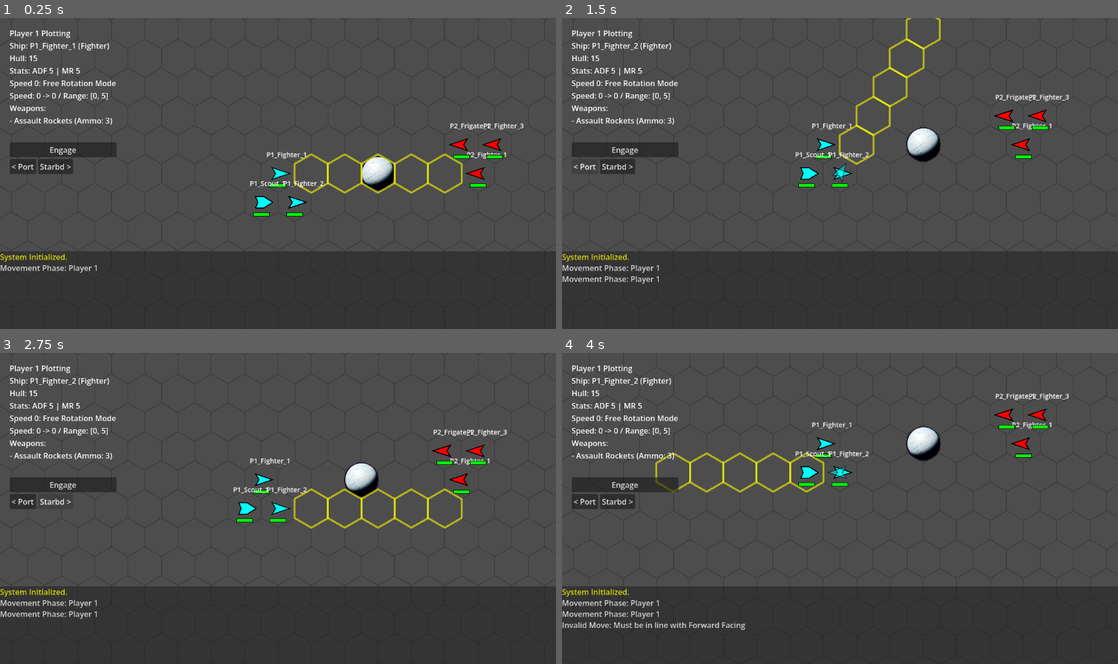
Above: before the commit, frames 1-4 (two rows, left to right).
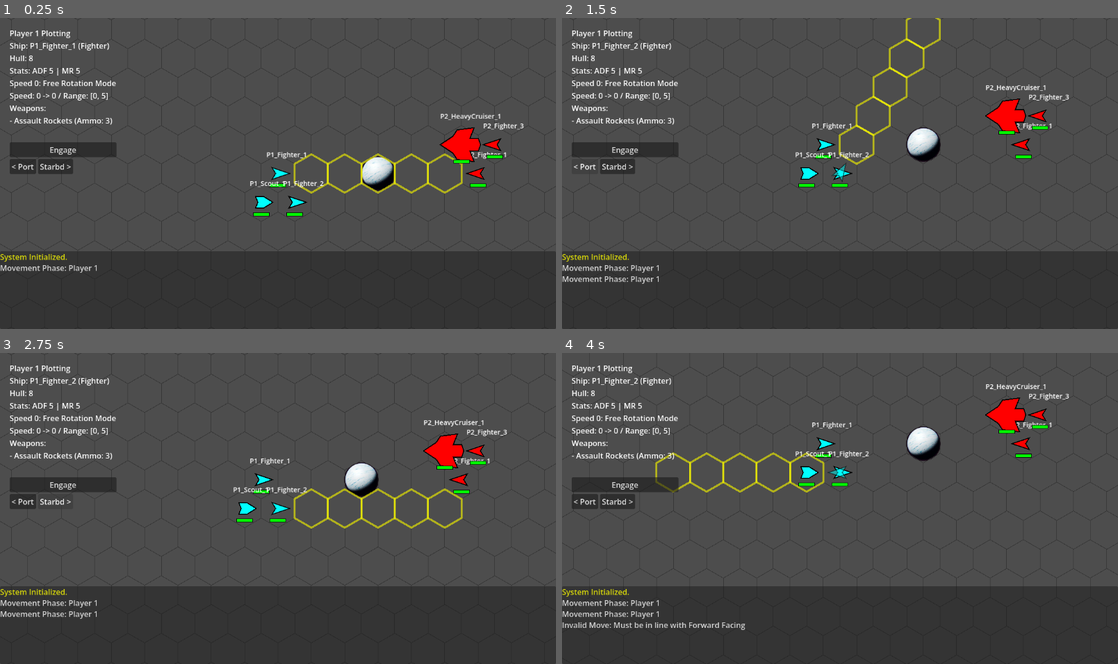
Above: after the commit, the same moments.

Repository: jjeffers/sf-kh-simulator
Game: Godot game, scene res://Scenes/Main.tscn
Two runs of this game, one before a commit and one after it. Both use one fixed random seed, a clock stepped at 60 frames per second and the inputs below.
Inputs (mouse positions are in pixels of both pictures, inside the frame that each line leads up to):
- Up to frame 1 (0.25 s): no input
- Up to frame 2 (1.5 s): click "Engage" at 0.5 s; click "< Port" at 1.25 s
- Up to frame 3 (2.75 s): click "Starbd >" at 2 s
- Up to frame 4 (4 s): tap Enter at 2.75 s; move the mouse to (962, 492) at 2.77 s; hold D 2.78-3.53 s; click (962, 492) at 2.92 s; tap Space at 3.02, 3.77 s; move the mouse to (728, 524) at 3.52 s; hold S from 3.53 s (still down)

The runs differ from the first frame. In frame 1, 0.7% of the frame differs, in the area x 5-90%, y 12-47%; in frame 2, 0.7%; in frame 3, 0.7%; in frame 4, 0.7%.

Commit message:
Add Destroyer and Heavy Cruiser classes, refactor weapon systems
- Implemented Destroyer (Hull 50, ADF 3, MR 2) and Heavy Cruiser (Hull 80, ADF 1, MR 1) classes.
- Added Rocket Battery weapon (Range 3, 360 Arc, 40% Hit Chance, 2d10 Dmg).
- Refactored weapon data structure:
  - Consolidated limited-ammo weapons (Rocket Batteries, Torpedoes) into single line items with ammo counts.
  - Enforced '1 shot per weapon type per phase' limit for these limited weapons.
  - Exempted Rocket Batteries from 'Moving Player Only' restriction (usable in Defensive Fire).
- Updated visual shapes for Destroyer and Heavy Cruiser.
- Fixed bug where Destroyer hull was resetting to default 15 on spawn.

Diff:
--- a/Scripts/Combat.gd
+++ b/Scripts/Combat.gd
@@ -22,6 +22,12 @@
 	if weapon.get("type") == "Torpedo":
 		chance = 70
 		if is_head_on: chance += 10 # Assuming Head-on still applies as positional bonus?
+		return chance
+
+	# Special Rule: Rocket Battery (Flat 40%)
+	if weapon.get("type") == "Rocket Battery":
+		chance = 40
+		if is_head_on: chance += 10
 		return chance
 
 	# Base Chance Calculation
--- a/Scripts/GameManager.gd
+++ b/Scripts/GameManager.gd
@@ -307,7 +307,7 @@
 		var weapon = selected_ship.weapons[selected_ship.current_weapon_index]
 
 		# Availability Check (Phase Rule)
-		if not _is_weapon_available_in_phase(weapon):
+		if not _is_weapon_available_in_phase(weapon, selected_ship):
 			log_message("[color=red]Cannot fire %s in Passive Turn![/color]" % weapon["name"])
 			return
 
@@ -375,7 +375,7 @@
 					break
 
 func _spawn_attack_fx(start: Vector2, end: Vector2, type: String):
-	if type == "Rocket":
+	if type == "Rocket" or type == "Rocket Battery":
 		# Rocket Visual
 		var container = Node2D.new()
 		container.position = start
@@ -655,10 +655,10 @@
 	for i in range(3):
 		var s = Ship.new()
 
-		# Make the 3rd ship a Frigate (Boss)
+		# Make the 3rd ship a Heavy Cruiser (for testing)
 		if i == 1: # Center one
-			s.name = "P2_Frigate_1"
-			s.configure_frigate()
+			s.name = "P2_HeavyCruiser_1"
+			s.configure_heavy_cruiser()
 			s.player_id = 2
 			s.color = Color.RED
 			s.grid_position = Vector3i(3, -1, -2)
@@ -1363,7 +1363,7 @@
 			while true:
 				idx = (idx + 1) % selected_ship.weapons.size()
 				var w = selected_ship.weapons[idx]
-				if _is_weapon_available_in_phase(w):
+				if _is_weapon_available_in_phase(w, selected_ship):
 					selected_ship.current_weapon_index = idx # commit
 					log_message("Weapon switched to: %s (Ammo: %d, Arc: %s)" % [w["name"], w["ammo"], w["arc"]])
 					break
@@ -1376,20 +1376,40 @@
 			_update_ui_state()
 			_update_camera()
 
-func _is_weapon_available_in_phase(weapon: Dictionary) -> bool:
-	# Rule: Rockets and Torpedoes ("Propelled") are Moving Player Only
-	# If current_phase is COMBAT, check subphase/player
-
-	var is_propelled = (weapon.get("type") in ["Rocket", "Torpedo"])
-
-	if is_propelled:
-		# Can only be used by the "Active Moving Player" (current_player_id)
-		# In Passive Fire (subphase 1), firing_player_id is NOT current_player_id.
-		# In Active Fire (subphase 2), firing_player_id IS current_player_id.
-
-		# So if firing_player_id != current_player_id, these are banned.
+func _is_weapon_available_in_phase(weapon: Dictionary, ship: Ship = null) -> bool:
+	var w_type = weapon.get("type")
+	# Rule 1: Moving Player Only for Propelled weapons (Assault Rockets, Torpedoes)
+	# Rocket Batteries are EXEMPT from this (can be fired defensively)
+	var is_propelled_movement_restricted = w_type in ["Rocket", "Torpedo"]
+
+	if is_propelled_movement_restricted:
 		if firing_player_id != current_player_id:
 			return false
+
+	# Rule 2: Limit 1 per Phase for certain types (Rocket Battery, Torpedo, Rocket)
+	# User Request: "a ship may only fire 1 rocket battery per combat phase" (and "just like torpedoes")
+	# We interpret this as: Unique Weapon Type Usage Limit = 1 per ship per phase.
+	if w_type in ["Rocket Battery", "Torpedo", "Rocket"]:
+		if ship:
+			# Check if ANY other weapon of this type has been fired or planned?
+			# Check Planned Attacks
+			for atk in queued_attacks:
+				if atk["source"] == ship:
+					var planned_w_idx = atk["weapon_idx"]
+					var planned_w = ship.weapons[planned_w_idx]
+
+					# Allow if it's THIS exact weapon (allowing overwrite/edit)
+					if planned_w == weapon: continue
+
+					# Block if it's a DIFFERENT weapon of SAME type
+					if planned_w.get("type") == w_type:
+						return false
+
+			# Check Fired State (if we support multi-step firing later, or just safety)
+			for w in ship.weapons:
+				if w == weapon: continue
+				if w.get("type") == w_type and w.get("fired", false):
+					return false
 
 	return true
 
--- a/Scripts/Ship.gd
+++ b/Scripts/Ship.gd
@@ -1,14 +1,14 @@
 class_name Ship
 extends Node2D
 
-const MAX_HULL = 15
 
 @export var player_id: int = 1
 @export var adf: int = 5
 @export var mr: int = 3
 @export var color: Color = Color.WHITE
 
-var hull: int = MAX_HULL
+var max_hull: int = 15
+var hull: int = 15
 var grid_position: Vector3i = Vector3i.ZERO : set = _set_grid_position
 var facing: int = 0 : set = _set_facing # 0 to 5, direction index
 var speed: int = 0
@@ -30,7 +30,8 @@
 func configure_fighter():
 	ship_class = "Fighter"
 	defense = "RH" # Reflective Hull
-	hull = 8
+	max_hull = 8
+	hull = max_hull
 	adf = 5
 	mr = 5
 
@@ -52,7 +53,8 @@
 func configure_assault_scout():
 	ship_class = "Assault Scout"
 	defense = "RH"
-	hull = 15
+	max_hull = 15
+	hull = max_hull
 	adf = 5
 	mr = 4
 
@@ -87,7 +89,8 @@
 func configure_frigate():
 	ship_class = "Frigate"
 	defense = "RH"
-	hull = 40
+	max_hull = 40
+	hull = max_hull
 	adf = 3
 	mr = 3
 
@@ -121,27 +124,157 @@
 		"fired": false
 	})
 
-	# Assault Rockets: Range 4, FF, Ammo 4, 2d10+4
-	weapons.append({
-		"name": "Assault Rockets",
-		"type": "Rocket",
-		"range": 4,
-		"arc": "FF",
+	# Rocket Batteries: 4 Batteries total
+	# Consolidated into one entry for UI clarity and "1 per turn" enforcement.
+	weapons.append({
+		"name": "Rocket Batteries",
+		"type": "Rocket Battery",
+		"range": 3,
+		"arc": "360",
 		"ammo": 4,
 		"max_ammo": 4,
 		"damage_dice": "2d10",
-		"damage_bonus": 4,
-		"fired": false
-	})
-
-	# Torpedoes: Range 4, FF (Propelled), Ammo 2, 4d10
-	weapons.append({
-		"name": "Torpedo",
+		"damage_bonus": 0,
+		"fired": false
+	})
+
+	# Torpedoes: 2 Torpedoes
+	weapons.append({
+		"name": "Torpedoes",
 		"type": "Torpedo",
 		"range": 4,
 		"arc": "360",
 		"ammo": 2,
 		"max_ammo": 2,
+		"damage_dice": "4d10",
+		"damage_bonus": 0,
+		"fired": false
+	})
+
+	current_weapon_index = 0
+
+func configure_destroyer():
+	ship_class = "Destroyer"
+	defense = "RH"
+	max_hull = 50
+	hull = max_hull
+	adf = 3
+	mr = 2
+
+	weapons.clear()
+	# Laser Battery: Range 10, 360 Arc, 1d10
+	weapons.append({
+		"name": "Laser Battery",
+		"type": "Laser",
+		"range": 10,
+		"arc": "360",
+		"ammo": 999,
+		"max_ammo": 999,
+		"damage_dice": "1d10",
+		"damage_bonus": 0,
+		"fired": false
+	})
+
+	# Laser Canon: Range 10, FF, 2d10
+	weapons.append({
+		"name": "Laser Canon",
+		"type": "Laser Canon",
+		"range": 10,
+		"arc": "FF",
+		"ammo": 999,
+		"max_ammo": 999,
+		"damage_dice": "2d10",
+		"damage_bonus": 0,
+		"fired": false
+	})
+
+	# Rocket Batteries (x6)
+	# Consolidated: Ammo 6
+	weapons.append({
+		"name": "Rocket Batteries",
+		"type": "Rocket Battery",
+		"range": 3,
+		"arc": "360",
+		"ammo": 6,
+		"max_ammo": 6,
+		"damage_dice": "2d10",
+		"damage_bonus": 0,
+		"fired": false
+	})
+
+	# Torpedoes (x2)
+	# Consolidated: Ammo 2
+	weapons.append({
+		"name": "Torpedoes",
+		"type": "Torpedo",
+		"range": 4,
+		"arc": "360",
+		"ammo": 2, # Standard?
+		"max_ammo": 2,
+		"damage_dice": "4d10",
+		"damage_bonus": 0,
+		"fired": false
+	})
+
+	current_weapon_index = 0
+
+func configure_heavy_cruiser():
+	ship_class = "Heavy Cruiser"
+	defense = "RH"
+	max_hull = 80
+	hull = max_hull
+	adf = 1
+	mr = 1
+
+	weapons.clear()
+	# Laser Batteries (x3 - Separate entries)
+	for i in range(3):
+		weapons.append({
+			"name": "Laser Battery %d" % (i+1),
+			"type": "Laser",
+			"range": 10,
+			"arc": "360",
+			"ammo": 999,
+			"max_ammo": 999,
+			"damage_dice": "1d10",
+			"damage_bonus": 0,
+			"fired": false
+		})
+
+	# Laser Canon
+	weapons.append({
+		"name": "Laser Canon",
+		"type": "Laser Canon",
+		"range": 10,
+		"arc": "FF",
+		"ammo": 999,
+		"max_ammo": 999,
+		"damage_dice": "2d10",
+		"damage_bonus": 0,
+		"fired": false
+	})
+
+	# Rocket Batteries (x8 - Consolidated)
+	weapons.append({
+		"name": "Rocket Batteries",
+		"type": "Rocket Battery",
+		"range": 3,
+		"arc": "360",
+		"ammo": 8,
+		"max_ammo": 8,
+		"damage_dice": "2d10",
+		"damage_bonus": 0,
+		"fired": false
+	})
+
+	# Torpedoes (x4 - Consolidated)
+	weapons.append({
+		"name": "Torpedoes",
+		"type": "Torpedo",
+		"range": 4,
+		"arc": "360",
+		"ammo": 4,
+		"max_ammo": 4,
 		"damage_dice": "4d10",
 		"damage_bonus": 0,
 		"fired": false
@@ -156,7 +289,7 @@
 	queue_redraw()
 
 func _ready():
-	hull = MAX_HULL
+	# hull = max_hull # Do NOT reset hull here, as configure() is called before add_child() -> _ready()
 	queue_redraw()
 
 func _set_facing(v: int):
@@ -216,6 +349,60 @@
 				Vector2(-size * 0.5, size * 0.5),
 				Vector2(size * 0.2, size * 0.5)
 			])
+		"Frigate":
+			# Large Heavy Cruiser Shape
+			size = HexGrid.TILE_SIZE * 0.9
+			points = PackedVector2Array([
+				Vector2(size, 0), # Long Nose
+				Vector2(size * 0.3, -size * 0.3), # Shoulder R
+				Vector2(-size * 0.4, -size * 0.7), # Wing/Engine Pod R
+				Vector2(-size * 0.9, -size * 0.4), # Rear R
+				Vector2(-size * 0.7, 0), # Engine Exhaust Notch
+				Vector2(-size * 0.9, size * 0.4), # Rear L
+				Vector2(-size * 0.4, size * 0.7), # Wing/Engine Pod L
+				Vector2(size * 0.3, size * 0.3) # Shoulder L
+			])
+		"Destroyer":
+			# Even Larger, elongated Battleship/Destroyer shape
+			size = HexGrid.TILE_SIZE * 0.95
+			# Long central spine with side pods
+			points = PackedVector2Array([
+				Vector2(size, 0), # Nose tip
+				Vector2(size * 0.6, -size * 0.3), # Front R
+				Vector2(size * 0.2, -size * 0.3), # Mid R indent
+				Vector2(0, -size * 0.6), # Side pod R front
+				Vector2(-size * 0.6, -size * 0.6), # Side pod R rear
+				Vector2(-size * 0.4, -size * 0.2), # Rear fuselage R
+				Vector2(-size * 0.9, -size * 0.2), # Engine R
+				Vector2(-size * 0.8, 0), # Engine Center (exhaust)
+				Vector2(-size * 0.9, size * 0.2), # Engine L
+				Vector2(-size * 0.4, size * 0.2), # Rear fuselage L
+				Vector2(-size * 0.6, size * 0.6), # Side pod L rear
+				Vector2(0, size * 0.6), # Side pod L front
+				Vector2(size * 0.2, size * 0.3), # Mid L indent
+				Vector2(size * 0.6, size * 0.3) # Front L
+
+			])
+		"Heavy Cruiser":
+			# Massive Dreadnought Shape
+			size = HexGrid.TILE_SIZE * 1.1 # Slightly overfill tile?
+			# Or just full tile
+
+			# Broad Arrow / Star Destroyer-ish but bulkier
+			points = PackedVector2Array([
+				Vector2(size, 0), # Nose
+				Vector2(size * 0.4, -size * 0.4), # R Shoulder
+				Vector2(size * 0.2, -size * 0.7), # R Wingtip Fwd
+				Vector2(-size * 0.6, -size * 0.8), # R Wingtip Rear
+				Vector2(-size * 0.4, -size * 0.3), # R Cutout
+				Vector2(-size * 0.8, -size * 0.3), # R Engine Outer
+				Vector2(-size * 0.9, 0), # Rear Center
+				Vector2(-size * 0.8, size * 0.3), # L Engine Outer
+				Vector2(-size * 0.4, size * 0.3), # L Cutout
+				Vector2(-size * 0.6, size * 0.8), # L Wingtip Rear
+				Vector2(size * 0.2, size * 0.7), # L Wingtip Fwd
+				Vector2(size * 0.4, size * 0.4) # L Shoulder
+			])
 		"Fighter", _:
 			# Sleek Delta / Dart
 			# Nose, Right Wing, Rear Notch, Left Wing
@@ -225,17 +412,6 @@
 				Vector2(-size * 0.2, 0), # Rear Notch
 				Vector2(-size * 0.5, size * 0.5)
 			])
-		"Frigate":
-			# Large Heavy Shape (Pentagon/Hammerhead)
-			size = HexGrid.TILE_SIZE * 0.8
-			points = PackedVector2Array([
-				Vector2(size, 0), # Nose
-				Vector2(size * 0.5, -size * 0.5), # R Fwd
-				Vector2(-size * 0.5, -size * 0.6), # R Rear
-				Vector2(-size * 0.8, 0), # Engine
-				Vector2(-size * 0.5, size * 0.6), # L Rear
-				Vector2(size * 0.5, size * 0.5) # L Fwd
-			])
 	# Rotate points based on facing (each facing is 60 degrees = PI/3)
 	var angle = facing * (PI / 3.0)
 	var rotated_points = PackedVector2Array()
@@ -266,7 +442,7 @@
 		draw_rect(bg_rect, Color.BLACK, false, 2.0) # Border
 
 		# Health Fill
-		var pct = float(hull) / float(MAX_HULL)
+		var pct = float(hull) / float(max_hull)
 		var fill_width = bar_width * pct
 		var fill_rect = Rect2(bar_pos, Vector2(fill_width, bar_height))
 		var health_color = Color.DARK_RED.lerp(Color.GREEN, pct)
